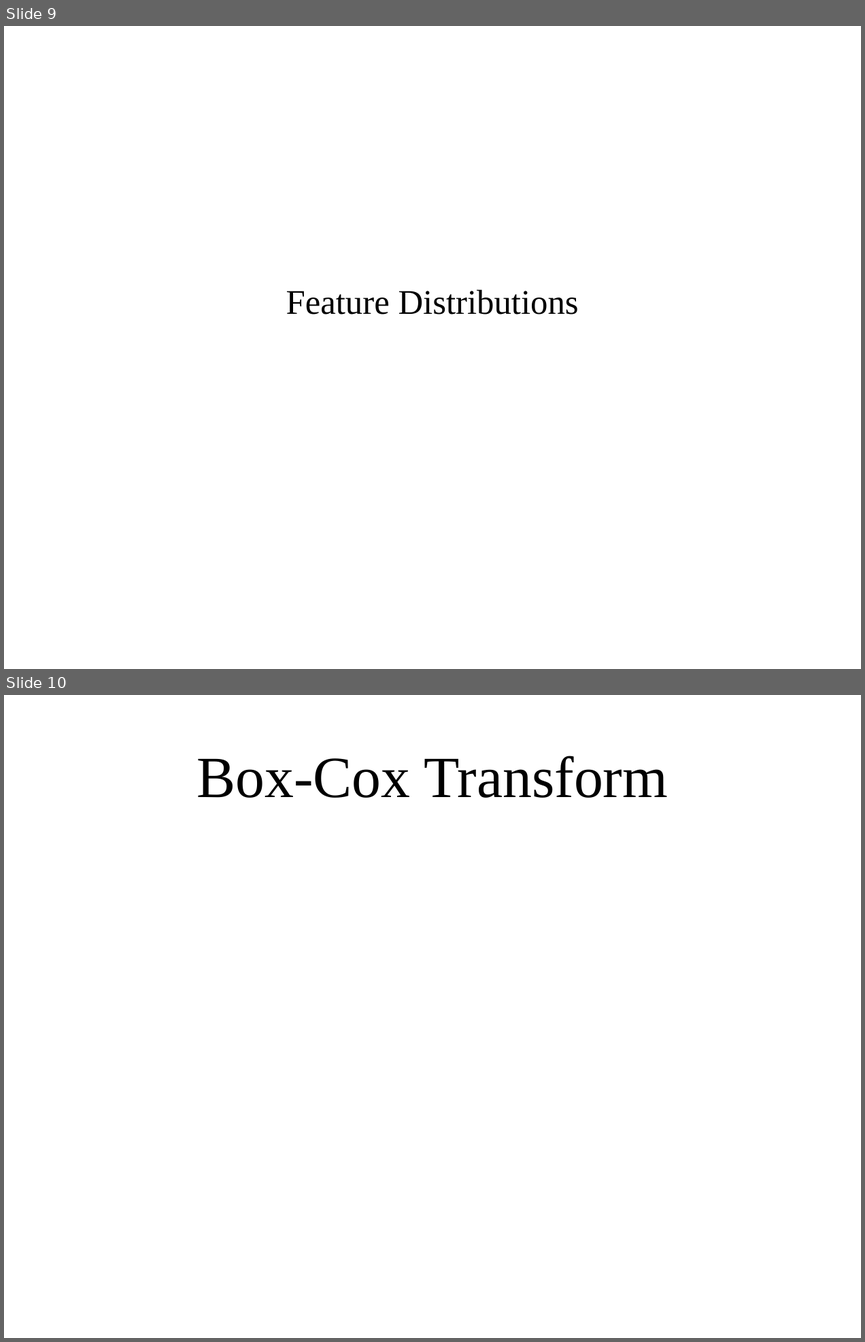
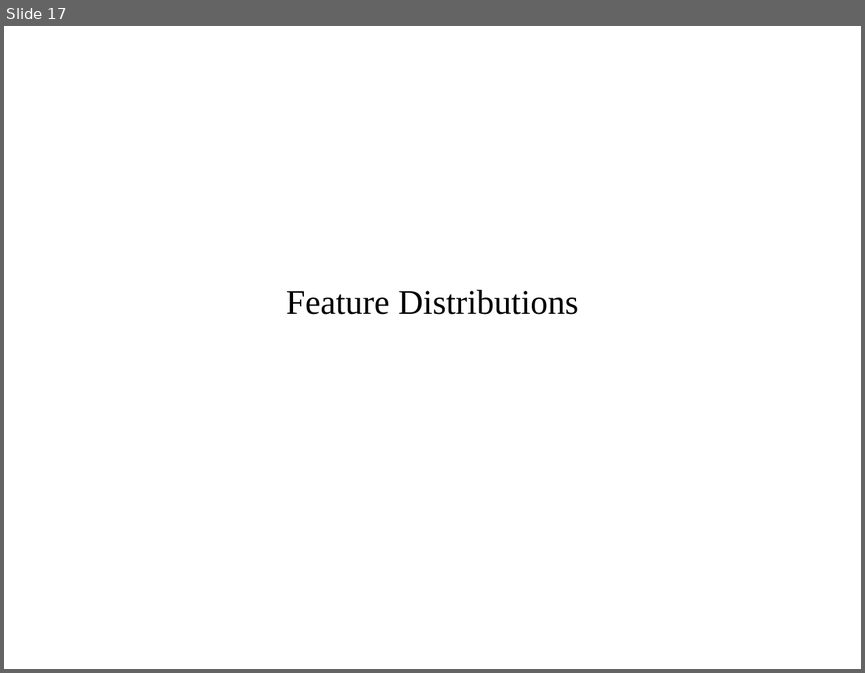
Before and after one commit to amueller/applied_ml_spring_2017, a slide deck: slides/aml-07-020817.odp. Shown one above the other, each under a label of ours: slides 9 and 10 before the commit, slide 17 after it. The pictures are 865x1342 and 865x673 pixels, drawn with LibreOffice and Linux fonts; fonts in the diff are those of the drawing. Boxes give left, top, right and bottom in pixels: in the first picture for what was removed or moved away, otherwise in the second. Text is boxed around its words. In the diff, an @@ line names an element or a change of style, - is before the commit and + after.

```diff
--- a/slides/aml-07-020817.odp
+++ b/slides/aml-07-020817.odp
@@ slide 10 removed at <box>4,695,861,1338</box>, background #FFFFFF @@
@@ title removed at <box>196,756,668,798</box> @@
-Box-Cox Transform
@@ what was slide 9 is now slide 17 @@
```
Also in this commit, not shown: 1 slide changed, 23 slides added, 4 other slides removed, 1 other file.
